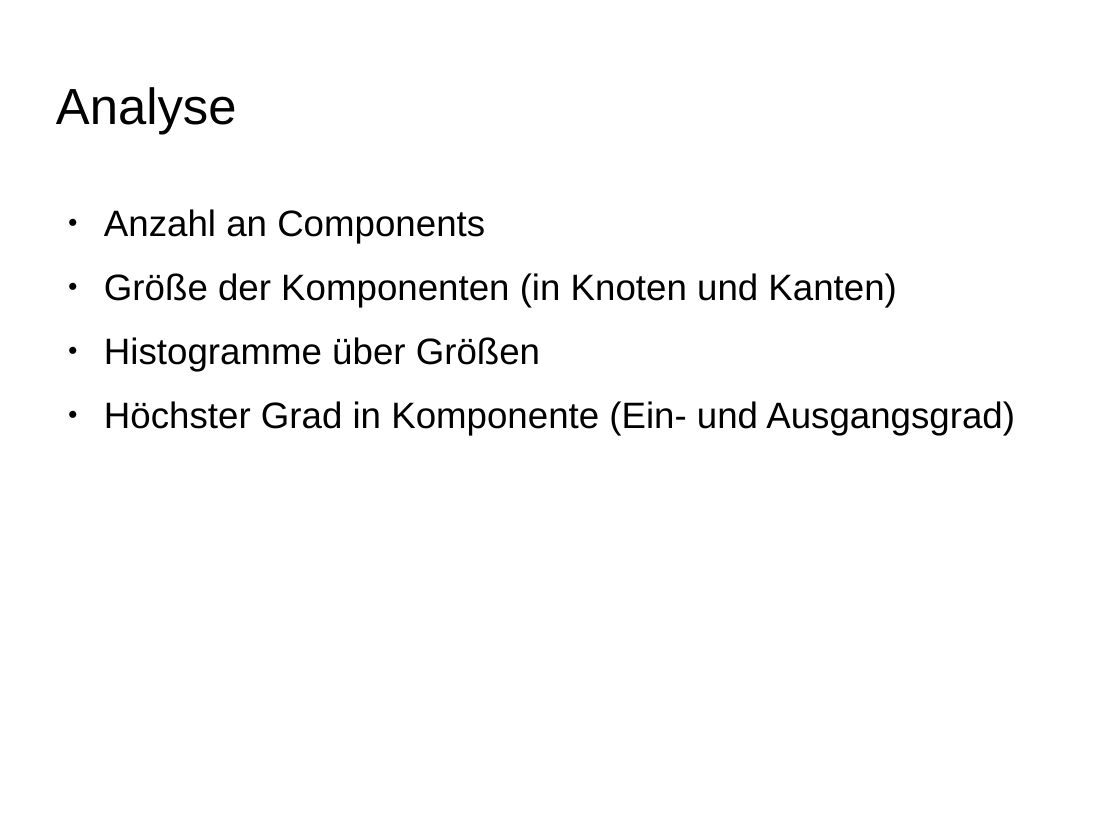
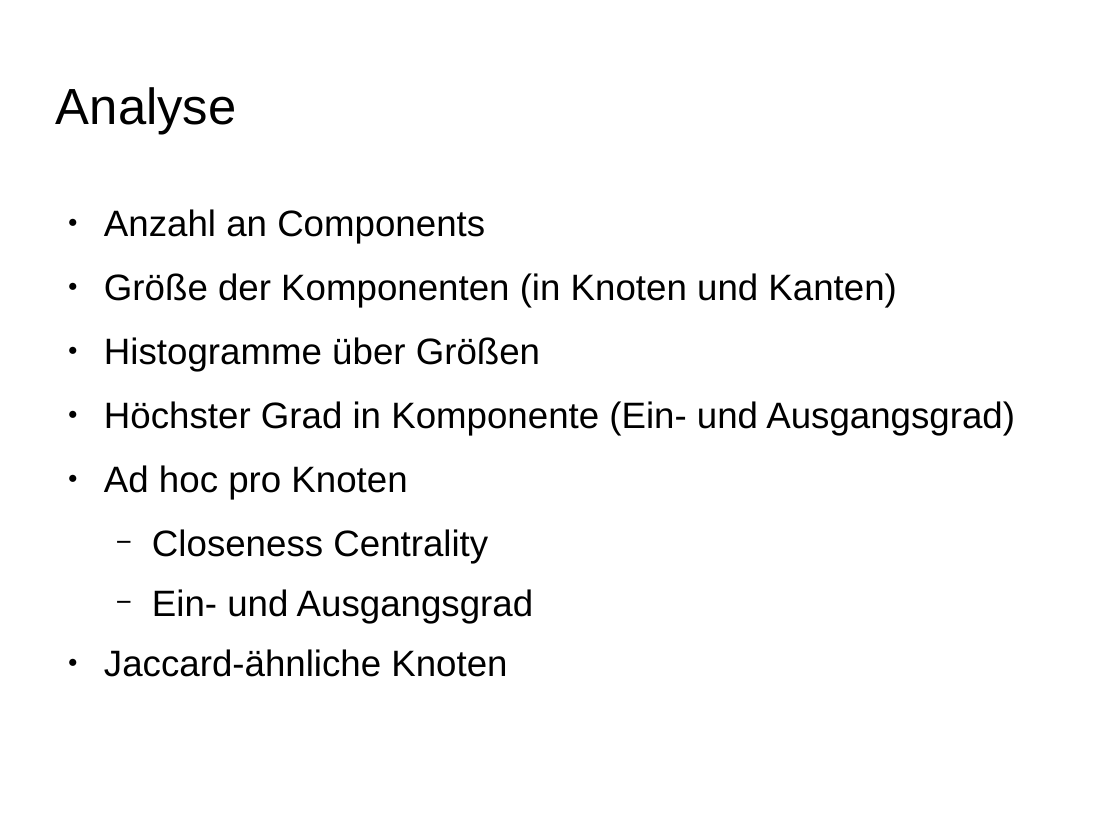
Before and after one commit to ScaDS/dblp-graphulo, a slide deck: slide 2 of doc/testat2.odp. Drawn at 1120x840 pixels with LibreOffice and Linux fonts; fonts in the diff are those of the drawing; background and template pictures are left out. Boxes give left, top, right and bottom in pixels: in the first picture for what was removed or moved away, otherwise in the second. Text is boxed around its words. In the diff, an @@ line names an element or a change of style, - is before the commit and + after.

```diff
--- a/doc/testat2.odp
+++ b/doc/testat2.odp
@@ text at [104, 465, 533, 677]: paragraphs added @@
+● Ad hoc pro Knoten
+  − Closeness Centrality
+  − Ein- und Ausgangsgrad
+● Jaccard-ähnliche Knoten
```
Also in this commit, not shown: 1 other slide changed, 6 slides added, 4 other files.
